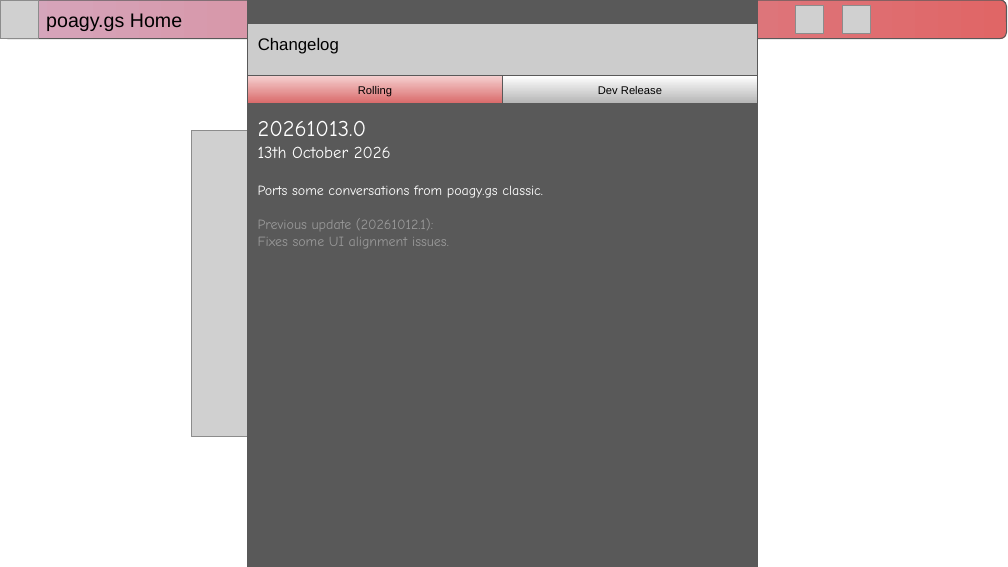
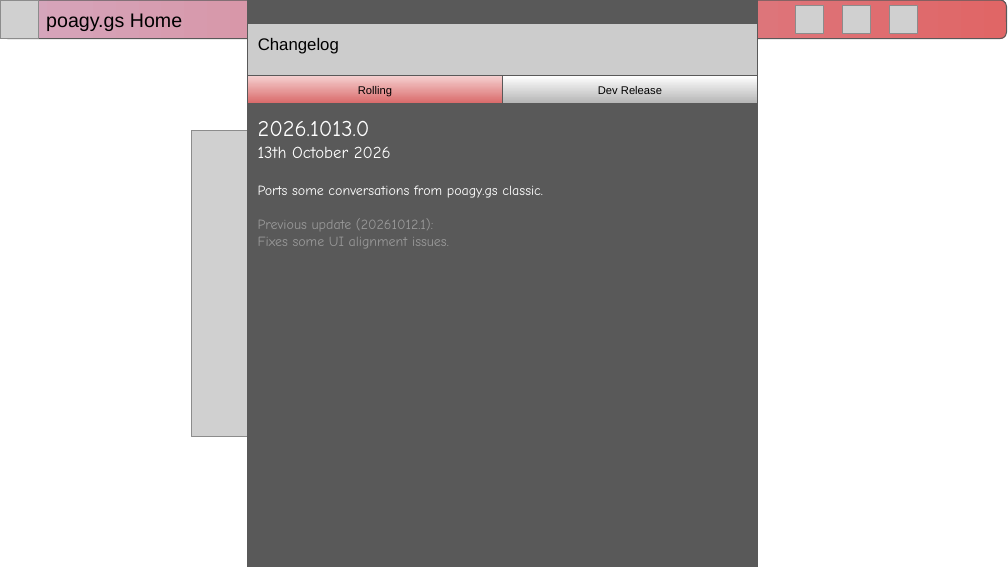
Before and after one commit to RitPigDev/poagy.gs-plus, a slide deck: slide 7 of poagy.gs+.pptx. Drawn at 1008x567 pixels with LibreOffice and Linux fonts; fonts in the diff are those of the drawing; grey boxes stand for pictures; background and template pictures are left out. Boxes give left, top, right and bottom in pixels: in the first picture for what was removed or moved away, otherwise in the second. Text is boxed around its words. In the diff, an @@ line names an element or a change of style, - is before the commit and + after.

```diff
--- a/poagy.gs+.pptx
+++ b/poagy.gs+.pptx
@@ picture added at [889, 5, 917, 33] @@
@@ text in rectangle at [258, 121, 370, 136]: text changed @@
-20261013.0
+2026.1013.0
```
Also in this commit, not shown: 15 other slides changed, 9 slides removed.
